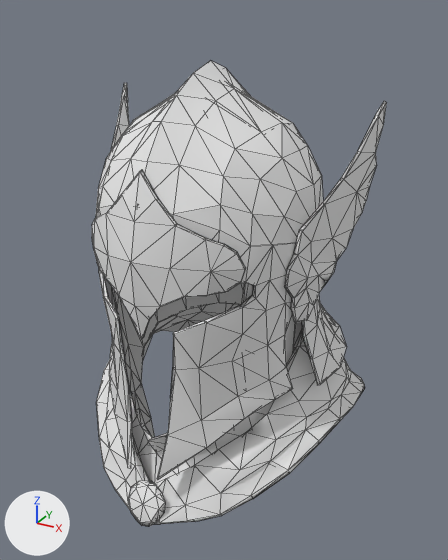
A saved change to the glTF model godot-client/assets/actors/native/equipment/variants/glasswarden_female/knightly_headgear_05.glb.
Before and after are seen from a 50 mm lens placed at (0.407, -0.657, 0.35), pointed at (0.019, 0.047, -0.002). The lights are fixed; the arrows at lower left show +X, +Y and +Z. The picture after the commit comes second. Mesh edges are drawn as thin lines. Vertices at exactly the same position are counted once.

The first picture shows 'Winged Helm'.
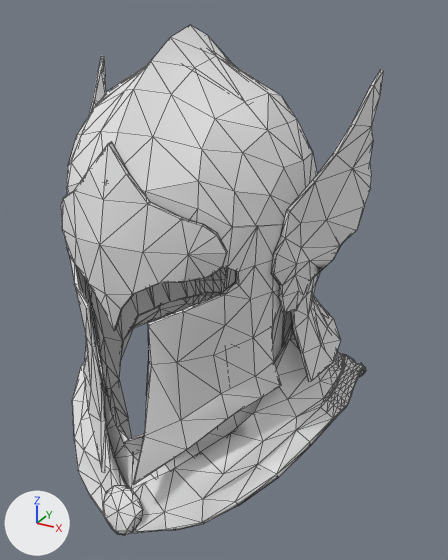
Boxes (x1, y1, x2, y2) around the edits, measured in the pictures (448 x 560 px; the box of a moved part takes in the faces that stretch with it):
'Winged Helm', reshaped (9% wider, 10% taller): before (92, 61, 387, 527); after (61, 25, 384, 536)
part 1 of me_winged_helm, moved or reshaped: before (92, 170, 246, 339); after (61, 141, 227, 331)
part 2 of me_winged_helm, moved or reshaped: before (128, 481, 165, 527); after (103, 486, 143, 536)
part 3 of me_winged_helm, rebuilt (10% wider, 10% taller): before (96, 61, 347, 479); after (66, 25, 341, 485)
part 4 of me_winged_helm, rebuilt (9% wider, 10% taller): before (96, 283, 365, 524); after (72, 268, 366, 533)
part 5 of me_winged_helm, rebuilt: before (110, 83, 129, 152); after (89, 56, 106, 115)
part 6 of me_winged_helm, rebuilt (10% wider, 10% taller): before (284, 101, 387, 322); after (271, 70, 384, 313)

The change in detail:
me_winged_helm is used by ob_winged_helm; location (0.0, 0.0, 0.0).
me_winged_helm had 835 vertices, 1632 faces and spanned x -0.208..0.208, y -0.151..0.292, z -0.298..0.289.
me_winged_helm now has 1876 vertices, 3663 faces and spans x -0.214..0.212, y -0.202..0.25, z -0.268..0.331.
me_winged_helm part 1: the loose piece of 65 vertices spanning x -0.114..0.111, y -0.135..-0.065, z -0.02..0.185 is scaled about its middle by 1.02, then moved by (0.0, -0.05, 0.037).
me_winged_helm part 2: the loose piece of 22 vertices spanning x -0.031..0.028, y -0.151..-0.12, z -0.298..-0.242 is moved by (0.0, -0.05, 0.03).
me_winged_helm part 3: the loose piece of 333 vertices spanning x -0.187..0.186, y -0.139..0.281, z -0.218..0.289 is rebuilt with 458 vertices and now spans x -0.191..0.19, y -0.189..0.24, z -0.186..0.331.
me_winged_helm part 4: the loose piece of 287 vertices spanning x -0.208..0.208, y -0.15..0.292, z -0.296..0.078 is rebuilt with 1189 vertices and now spans x -0.214..0.212, y -0.201..0.25, z -0.266..0.121.
me_winged_helm part 5: the loose piece of 65 vertices spanning x -0.202..-0.139, y -0.014..0.136, z -0.026..0.245 is rebuilt with 74 vertices and now spans x -0.206..-0.142, y -0.061..0.092, z 0.01..0.285.
me_winged_helm part 6: the loose piece of 63 vertices spanning x 0.136..0.201, y -0.014..0.136, z -0.026..0.244 is rebuilt with 68 vertices and now spans x 0.139..0.206, y -0.061..0.092, z 0.009..0.284.
